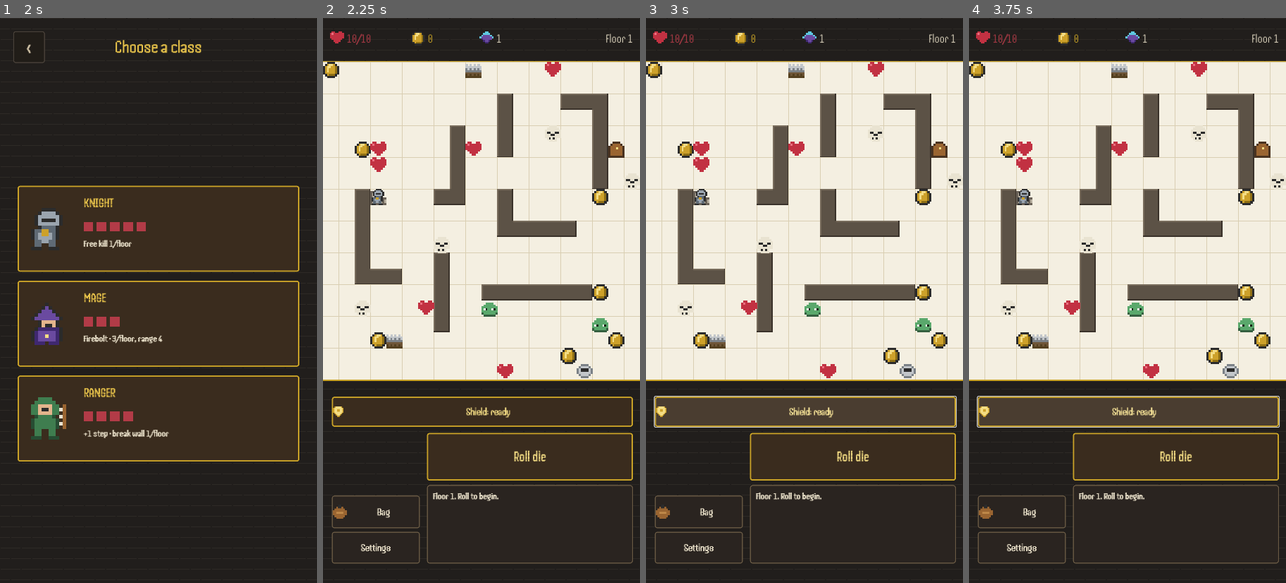
Above: before the commit, frames 1-4 (left to right).
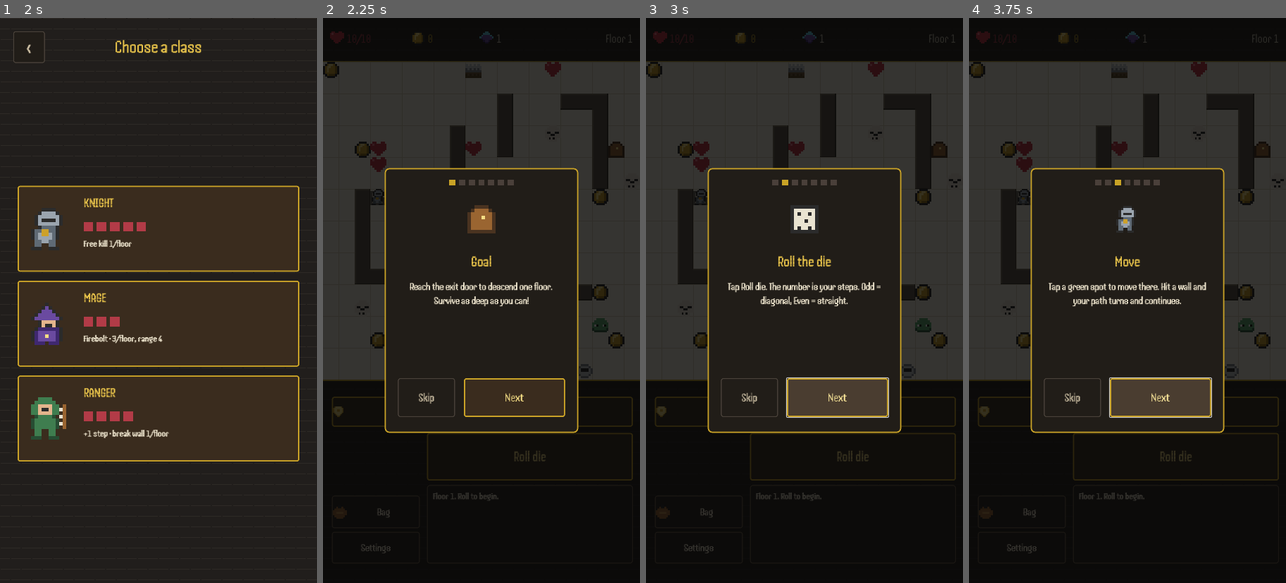
Above: after the commit, the same moments.

Repository: ViliyanSG/paper-dungeon
Game: Godot game, scene res://Main.tscn
Two runs of this game, one before a commit and one after it. Both use one fixed random seed, a clock stepped at 60 frames per second and the inputs below.
Inputs:
- Up to frame 1 (2 s): click "Play" at 0.5 s; click "+ New game" at 1.25 s
- Up to frame 2 (2.25 s): click "KNIGHT" at 2 s
- Up to frame 3 (3 s): click "Shield: ready" at 2.75 s
- Up to frame 4 (3.75 s): click "Shield: ready" at 3.5 s

Frame 1 is identical in both runs. In frame 2, 81% of the frame differs, in the area x 0-100%, y 0-100%; in frame 3, 81%; in frame 4, 81%.

Commit message:
Add tutorial: general (7 steps incl. level-up) shown on first Floor 1; shop tutorial steps defined; How-to-play button in Settings plays both; localized
Co-Authored-By: Claude Opus 4.8 <noreply@anthropic.com>

Diff:
--- a/main.gd
+++ b/main.gd
@@ -58,6 +58,8 @@
 	"fire": ["...y....", "...yy...", "..yFy...", "..yFFy..", ".yFFRFy.", ".yFRRFy.", ".FFRRFF.", "..FFFF.."],
 	"pick": ["m......m", ".m....m.", "..mmmm..", "...MM...", "...ww...", "...ww...", "...ww...", "...ww..."],
 	"bag": ["...KK...", "..wKKw..", ".wwwwww.", "wwwwwwww", "wwCCCCww", "wwwwwwww", ".wwwwww.", "..wwww.."],
+	"die": ["KKKKKKKK", "KnnnnnnK", "KnKnnKnK", "KnnnnnnK", "KnnnKnnK", "KnnnnnnK", "KnKnnKnK", "KKKKKKKK"],
+	"scroll": ["..nnnn..", ".nKKKKn.", "nnnnnnnn", "nKKKKKKn", "nnnnnnnn", "nKKKKKKn", ".nKKKKn.", "..nnnn.."],
 }
 var SPRITE_PAL := {
 	"K": Color8(43, 43, 43), "g": Color8(205, 161, 42), "y": Color8(244, 221, 132),
@@ -108,6 +110,29 @@
 	"ui_language": ["Language", "Език", "Langue", "Sprache"],
 	"ui_swap": ["Swap sides", "Размени страните", "Inverser les côtés", "Seiten tauschen"],
 	"ui_save_exit": ["Save & Exit", "Запази и излез", "Sauver & Quitter", "Speichern & Raus"],
+	"ui_howto": ["How to play", "Как се играе", "Comment jouer", "Anleitung"],
+	"ui_skip": ["Skip", "Пропусни", "Passer", "Überspringen"],
+	"ui_next": ["Next", "Напред", "Suivant", "Weiter"],
+	"tut_goal_t": ["Goal", "Цел", "Objectif", "Ziel"],
+	"tut_goal_b": ["Reach the exit door to descend one floor. Survive as deep as you can!", "Стигни изхода, за да слезеш един етаж по-надолу. Оцелей възможно най-дълбоко!", "Atteignez la sortie pour descendre d'un étage. Survivez le plus profond possible !", "Erreiche den Ausgang, um eine Ebene tiefer zu gehen. Überlebe so tief wie möglich!"],
+	"tut_roll_t": ["Roll the die", "Хвърли зара", "Lancez le dé", "Würfeln"],
+	"tut_roll_b": ["Tap Roll die. The number is your steps. Odd = diagonal, Even = straight.", "Натисни Roll die. Числото е стъпките ти. Нечетно = диагонал, четно = право.", "Appuyez sur Roll die. Le nombre = vos pas. Impair = diagonale, pair = tout droit.", "Tippe Roll die. Die Zahl sind deine Schritte. Ungerade = diagonal, gerade = gerade."],
+	"tut_move_t": ["Move", "Движение", "Déplacement", "Bewegen"],
+	"tut_move_b": ["Tap a green spot to move there. Hit a wall and your path turns and continues.", "Цъкни зелена точка, за да отидеш там. Удариш ли стена, пътят завива и продължава.", "Touchez un point vert pour y aller. Un mur ? Le chemin tourne et continue.", "Tippe einen grünen Punkt an. Triffst du eine Wand, dreht der Weg ab."],
+	"tut_pick_t": ["Pickups", "Предмети", "Objets", "Gegenstände"],
+	"tut_pick_b": ["Coin and chest give gold. Heart heals. Trap steals gold. Grab the good, avoid the bad.", "Монета и сандък дават злато. Сърце лекува. Капан краде злато. Взимай доброто, пази се от лошото.", "Pièce et coffre donnent de l'or. Cœur soigne. Piège vole de l'or.", "Münze und Truhe geben Gold. Herz heilt. Falle stiehlt Gold."],
+	"tut_enemy_t": ["Enemies", "Врагове", "Ennemis", "Gegner"],
+	"tut_enemy_b": ["Cross an enemy to kill it (you take a little damage). Enemies chase you and clash onto you — watch the red trail.", "Мини през враг, за да го убиеш (взимаш малко щета). Враговете те преследват и се хвърлят отгоре ти — гледай червената следа.", "Traversez un ennemi pour le tuer (petits dégâts). Les ennemis vous poursuivent — attention à la traînée rouge.", "Laufe durch einen Gegner, um ihn zu töten (etwas Schaden). Gegner jagen dich — achte auf die rote Spur."],
+	"tut_level_t": ["Level up", "Ниво", "Niveau", "Levelaufstieg"],
+	"tut_level_b": ["Every few floors you level up. Choose +2 Max HP or +1 charge of your class power.", "На всеки няколко етажа качваш ниво. Избираш +2 Max HP или +1 заряд на способността.", "Tous les quelques étages, vous montez de niveau. Choisissez +2 PV max ou +1 charge.", "Alle paar Ebenen steigst du auf. Wähle +2 Max-HP oder +1 Ladung."],
+	"tut_class_t": ["Your class", "Твоят клас", "Ta classe", "Deine Klasse"],
+	"tut_class_b": ["Use your class power with its button (shield / firebolt / break wall). At 0 HP you restart from Floor 1.", "Ползвай силата на класа с бутона (щит / firebolt / чупене на стена). При 0 HP почваш от Етаж 1.", "Utilisez le pouvoir de classe (bouclier / firebolt / mur). À 0 PV, retour à l'étage 1.", "Nutze deine Klassenkraft (Schild / Firebolt / Wand). Bei 0 HP zurück zu Ebene 1."],
+	"tut_merchant_t": ["Merchant", "Търговец", "Marchand", "Händler"],
+	"tut_merchant_b": ["Every few floors a merchant appears (it is not a floor).", "На всеки няколко етажа се появява търговец (не е етаж).", "Tous les quelques étages, un marchand apparaît (ce n'est pas un étage).", "Alle paar Ebenen erscheint ein Händler (keine Ebene)."],
+	"tut_buy_t": ["Buy items", "Купи предмети", "Acheter", "Kaufen"],
+	"tut_buy_b": ["Spend gold on potions, upgrades and extra ability charges.", "Харчиш злато за отвари, ъпгрейди и допълнителни заряди.", "Dépensez de l'or en potions, améliorations et charges.", "Gib Gold für Tränke, Upgrades und Ladungen aus."],
+	"tut_quest_t": ["Quests", "Мисии", "Quêtes", "Aufträge"],
+	"tut_quest_b": ["Take 1 of 2 quests. Complete it for a reward, fail it for a penalty.", "Взимаш 1 от 2 мисии. Изпълниш ли я — награда; провалиш ли я — пенълти.", "Prenez 1 quête sur 2. Réussie = récompense, ratée = pénalité.", "Nimm 1 von 2 Aufträgen. Erfüllt = Belohnung, verfehlt = Strafe."],
 	"ui_music": ["Music", "Музика", "Musique", "Musik"],
 	"ui_sound": ["Sound", "Звук", "Son", "Ton"],
 	"hud_level": ["Floor %d", "Етаж %d", "Étage %d", "Ebene %d"],
@@ -141,6 +166,21 @@
 	"dir_dl": ["down-left", "долу-ляво", "bas-gauche", "unten-links"],
 	"dir_ul": ["up-left", "горе-ляво", "haut-gauche", "oben-links"],
 }
+
+const TUT_GENERAL := [
+	{"i": ["door"], "t": "tut_goal_t", "b": "tut_goal_b"},
+	{"i": ["die"], "t": "tut_roll_t", "b": "tut_roll_b"},
+	{"i": ["knight"], "t": "tut_move_t", "b": "tut_move_b"},
+	{"i": ["coin", "heart", "chest", "trap"], "t": "tut_pick_t", "b": "tut_pick_b"},
+	{"i": ["enemy"], "t": "tut_enemy_t", "b": "tut_enemy_b"},
+	{"i": ["gem"], "t": "tut_level_t", "b": "tut_level_b"},
+	{"i": ["shield"], "t": "tut_class_t", "b": "tut_class_b"},
+]
+const TUT_SHOP := [
+	{"i": ["bag"], "t": "tut_merchant_t", "b": "tut_merchant_b"},
+	{"i": ["coin"], "t": "tut_buy_t", "b": "tut_buy_b"},
+	{"i": ["scroll"], "t": "tut_quest_t", "b": "tut_quest_b"},
+]
 
 enum S { MENU, SLOTS, CLASS, SETTINGS, PLAYING, INVENTORY }
 
@@ -222,7 +262,19 @@
 var settings_back: Button
 var swap_btn: Button
 var save_exit_btn: Button
+var howto_btn: Button
 var settings_return := S.MENU
+var tutorial_seen := false
+# tutorial overlay
+var tutorial_ui: Control
+var tut_dots_holder: Control
+var tut_icon_holder: Control
+var tut_title: Label
+var tut_body: Label
+var tut_skip_btn: Button
+var tut_next_btn: Button
+var tut_steps: Array = []
+var tut_index := 0
 # death overlay
 var death_ui: Control
 var death_title: Label
@@ -475,25 +527,28 @@
 	settings_back.pressed.connect(_settings_back)
 	settings_title = _make_label(settings_ui, Vector2(60, 42), Vector2(600, 70), 40, C_ACCENT)
 	settings_title.horizontal_alignment = HORIZONTAL_ALIGNMENT_CENTER
-	lang_title = _make_label(settings_ui, Vector2(40, 140), Vector2(640, 50), 30, C_CREAM)
+	lang_title = _make_label(settings_ui, Vector2(40, 118), Vector2(640, 46), 30, C_CREAM)
 	lang_title.horizontal_alignment = HORIZONTAL_ALIGNMENT_CENTER
 	var lang_names := ["English", "Български", "Français", "Deutsch"]
 	for i in 4:
 		var col := i % 2
 		var row := i / 2
-		var lb := _make_button(settings_ui, lang_names[i], Vector2(90 + col * 290, 200 + row * 130), Vector2(270, 110), "secondary")
+		var lb := _make_button(settings_ui, lang_names[i], Vector2(90 + col * 290, 172 + row * 116), Vector2(270, 100), "secondary")
 		lb.add_theme_font_size_override("font_size", 28)
 		lb.pressed.connect(_set_language.bind(LANGS[i]))
-	music_btn = _make_button(settings_ui, "", Vector2(90, 480), Vector2(540, 84), "secondary")
+	music_btn = _make_button(settings_ui, "", Vector2(90, 408), Vector2(540, 76), "secondary")
 	music_btn.add_theme_font_size_override("font_size", 30)
 	music_btn.pressed.connect(_toggle_music)
-	sfx_btn = _make_button(settings_ui, "", Vector2(90, 574), Vector2(540, 84), "secondary")
+	sfx_btn = _make_button(settings_ui, "", Vector2(90, 492), Vector2(540, 76), "secondary")
 	sfx_btn.add_theme_font_size_override("font_size", 30)
 	sfx_btn.pressed.connect(_toggle_sfx)
-	swap_btn = _make_button(settings_ui, "", Vector2(90, 668), Vector2(540, 84), "secondary")
+	swap_btn = _make_button(settings_ui, "", Vector2(90, 576), Vector2(540, 76), "secondary")
 	swap_btn.add_theme_font_size_override("font_size", 30)
 	swap_btn.pressed.connect(_toggle_swap)
-	save_exit_btn = _make_button(settings_ui, "", Vector2(150, 790), Vector2(420, 90), "primary")
+	howto_btn = _make_button(settings_ui, "", Vector2(90, 660), Vector2(540, 76), "secondary")
+	howto_btn.add_theme_font_size_override("font_size", 30)
+	howto_btn.pressed.connect(func(): _sfx("button"); _start_tutorial(TUT_GENERAL + TUT_SHOP))
+	save_exit_btn = _make_button(settings_ui, "", Vector2(150, 766), Vector2(420, 86), "primary")
 	save_exit_btn.add_theme_font_size_override("font_size", 30)
 	save_exit_btn.pressed.connect(_exit_to_menu)
 	save_exit_btn.visible = false
@@ -572,6 +627,50 @@
 	inv_quest_label.autowrap_mode = TextServer.AUTOWRAP_WORD_SMART
 	inv_quest_label.vertical_alignment = VERTICAL_ALIGNMENT_TOP
 
+	# ---- Tutorial overlay ----
+	tutorial_ui = Control.new()
+	tutorial_ui.set_anchors_preset(Control.PRESET_FULL_RECT)
+	tutorial_ui.mouse_filter = Control.MOUSE_FILTER_STOP
+	tutorial_ui.theme = ui_theme
+	tutorial_ui.visible = false
+	layer.add_child(tutorial_ui)
+	var tdim := ColorRect.new()
+	tdim.set_anchors_preset(Control.PRESET_FULL_RECT)
+	tdim.color = Color(0.02, 0.02, 0.02, 0.8)
+	tutorial_ui.add_child(tdim)
+	var tpanel := Panel.new()
+	tpanel.position = Vector2(140, 340)
+	tpanel.size = Vector2(440, 600)
+	var tsb := StyleBoxFlat.new()
+	tsb.bg_color = Color8(33, 29, 24)
+	tsb.set_border_width_all(3)
+	tsb.border_color = Color8(201, 162, 39)
+	tsb.set_corner_radius_all(10)
+	tpanel.add_theme_stylebox_override("panel", tsb)
+	tutorial_ui.add_child(tpanel)
+	tut_dots_holder = Control.new()
+	tut_dots_holder.position = Vector2(0, 26)
+	tut_dots_holder.size = Vector2(440, 18)
+	tut_dots_holder.mouse_filter = Control.MOUSE_FILTER_IGNORE
+	tpanel.add_child(tut_dots_holder)
+	tut_icon_holder = Control.new()
+	tut_icon_holder.position = Vector2(0, 66)
+	tut_icon_holder.size = Vector2(440, 100)
+	tut_icon_holder.mouse_filter = Control.MOUSE_FILTER_IGNORE
+	tpanel.add_child(tut_icon_holder)
+	tut_title = _make_label(tpanel, Vector2(0, 192), Vector2(440, 50), 34, C_ACCENT)
+	tut_title.horizontal_alignment = HORIZONTAL_ALIGNMENT_CENTER
+	tut_body = _make_label(tpanel, Vector2(30, 254), Vector2(380, 190), 24, C_CREAM)
+	tut_body.horizontal_alignment = HORIZONTAL_ALIGNMENT_CENTER
+	tut_body.vertical_alignment = VERTICAL_ALIGNMENT_TOP
+	tut_body.autowrap_mode = TextServer.AUTOWRAP_WORD_SMART
+	tut_skip_btn = _make_button(tpanel, "", Vector2(30, 476), Vector2(130, 88), "tertiary")
+	tut_skip_btn.add_theme_font_size_override("font_size", 26)
+	tut_skip_btn.pressed.connect(_tut_skip)
+	tut_next_btn = _make_button(tpanel, "", Vector2(180, 476), Vector2(230, 88), "primary")
+	tut_next_btn.add_theme_font_size_override("font_size", 28)
+	tut_next_btn.pressed.connect(_tut_next)
+
 
 func _make_label(parent: Control, pos: Vector2, sz: Vector2, font_size: int, color: Color) -> Label:
 	var l := Label.new()
@@ -743,6 +842,73 @@
 	_set_screen(S.PLAYING)
 
 
+func _start_tutorial(steps: Array) -> void:
+	tut_steps = steps
+	tut_index = 0
+	for c in tut_dots_holder.get_children():
+		c.queue_free()
+	var n := steps.size()
+	var total := n * 14 + (n - 1) * 8
+	var sx := (440.0 - total) / 2.0
+	for i in n:
+		var dot := ColorRect.new()
+		dot.position = Vector2(sx + i * 22, 0)
+		dot.size = Vector2(14, 14)
+		dot.mouse_filter = Control.MOUSE_FILTER_IGNORE
+		tut_dots_holder.add_child(dot)
+	_render_tut_step()
+	tutorial_ui.visible = true
+	queue_redraw()
+
+
+func _render_tut_step() -> void:
+	var step: Dictionary = tut_steps[tut_index]
+	var dots := tut_dots_holder.get_children()
+	for i in dots.size():
+		dots[i].color = C_GOLD if i == tut_index else Color8(74, 64, 58)
+	for c in tut_icon_holder.get_children():
+		c.queue_free()
+	var icons: Array = step["i"]
+	var total_w := 0.0
+	for iname in icons:
+		var cols: int = SPRITES[iname][0].length()
+		total_w += int(64.0 / cols) * cols + 12
+	total_w -= 12
+	var sx := (440.0 - total_w) / 2.0
+	for iname in icons:
+		var cols: int = SPRITES[iname][0].length()
+		var rows: int = SPRITES[iname].size()
+		var px := int(64.0 / cols)
+		var tr := TextureRect.new()
+		tr.texture = _sprite_texture(iname, px)
+		tr.texture_filter = CanvasItem.TEXTURE_FILTER_NEAREST
+		tr.mouse_filter = Control.MOUSE_FILTER_IGNORE
+		tr.position = Vector2(sx, (100.0 - px * rows) / 2.0)
+		tut_icon_holder.add_child(tr)
+		sx += px * cols + 12
+	tut_title.text = t(step["t"])
+	tut_body.text = t(step["b"])
+	tut_skip_btn.text = t("ui_skip")
+	tut_skip_btn.visible = tut_index < tut_steps.size() - 1
+	tut_next_btn.text = t("ui_next") if tut_index < tut_steps.size() - 1 else t("ui_play")
+
+
+func _tut_next() -> void:
+	_sfx("button")
+	tut_index += 1
+	if tut_index >= tut_steps.size():
+		tutorial_ui.visible = false
+		queue_redraw()
+	else:
+		_render_tut_step()
+
+
+func _tut_skip() -> void:
+	_sfx("button")
+	tutorial_ui.visible = false
+	queue_redraw()
+
+
 func _show_inventory() -> void:
 	_sfx("button")
 	inv_hero_sprite.texture = _sprite_texture(hero_class, 8)
@@ -784,6 +950,7 @@
 	roll_button.text = t("ui_roll")
 	settings_ingame_btn.text = t("ui_settings")
 	swap_btn.text = t("ui_swap")
+	howto_btn.text = t("ui_howto")
 	save_exit_btn.text = t("ui_save_exit")
 	death_title.text = t("ui_you_died")
 	death_restart_btn.text = t("ui_restart")
@@ -810,6 +977,7 @@
 		music_on = c.get_value("general", "music", true)
 		sfx_on = c.get_value("general", "sfx", true)
 		layout_swapped = c.get_value("general", "swapped", false)
+		tutorial_seen = c.get_value("general", "tutorial_seen", false)
 
 
 func _save_settings() -> void:
@@ -818,6 +986,7 @@
 	c.set_value("general", "music", music_on)
 	c.set_value("general", "sfx", sfx_on)
 	c.set_value("general", "swapped", layout_swapped)
+	c.set_value("general", "tutorial_seen", tutorial_seen)
 	c.save("user://settings.cfg")
 
 
@@ -990,6 +1159,10 @@
 	hero_class = c
 	_begin_run(null)
 	_show_game()
+	if not tutorial_seen:
+		tutorial_seen = true
+		_save_settings()
+		_start_tutorial(TUT_GENERAL)
 
 
 func _class_hp(c: String) -> int:
